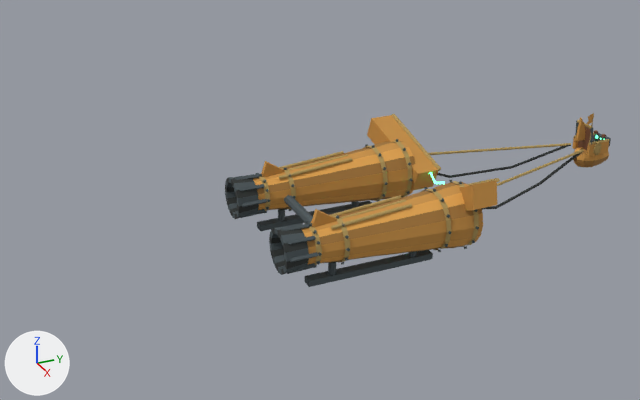
Two versions of the glTF model browser/vehicles/dug-racer.glb, one commit apart.
Both versions are drawn from a 50 mm camera at (18.1, -8.8, 10.35) aimed at (-0.34, -0.5, 1.14). Arrows for +X, +Y and +Z are at lower left; the lights stay in place. The older version comes first. Where no turn or scale is listed for an object, it has been applied to the vertices. Vertices at exactly the same position are counted once.
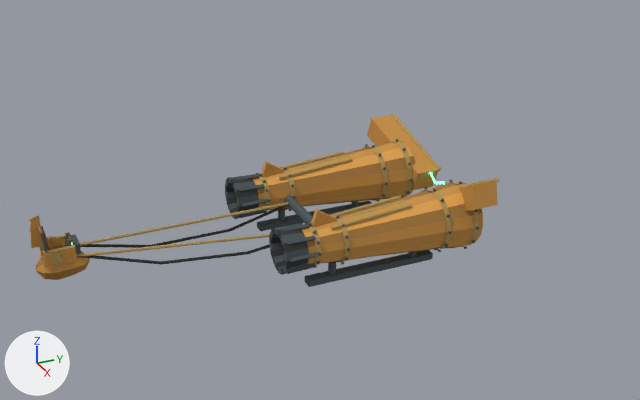
Where the newer file only moved an object's origin or applied its transform, the numbers keep the older frame.

What changed in the scene script:
```text
Change me_cone_075:
    remove me_cone_075.from_pydata(...)  # 16 vertices, 28 faces; spans x -0.22..0.22, y -0.84..0.84, z -0.31..0.31
    add me_cone_075.from_pydata(...)  # 16 vertices, 28 faces; spans x -0.04..0.22, y -12.88..-11.12, z -0.51..0.04
    me_cone_075 part 1: the whole mesh is multiplied about its middle by the matrix ((-0.974, 0.334, 0.005), (-0.333, -0.973, -0.049), (-0.011, -0.048, 1.029)), then moved by (0.09, -12.0, -0.24)
Change me_cone_076:
    remove me_cone_076.from_pydata(...)  # 16 vertices, 28 faces; spans x -0.27..0.27, y -0.86..0.86, z -0.13..0.13
    add me_cone_076.from_pydata(...)  # 16 vertices, 28 faces; spans x 0.18..0.46, y -9.45..-7.45, z -0.23..-0.07
    me_cone_076 part 2: the whole mesh is multiplied about its middle by the matrix ((-1.053, 0.41, 0.007), (-0.41, -1.051, -0.07), (-0.019, -0.067, 1.128)), then moved by (0.32, -8.45, -0.15)
Change me_cone_153:
    remove me_cone_153.from_pydata(...)  # 16 vertices, 28 faces; spans x -0.22..0.22, y -0.84..0.84, z -0.31..0.31
    add me_cone_153.from_pydata(...)  # 16 vertices, 28 faces; spans x -0.22..0.04, y -12.88..-11.12, z -0.51..0.04
    me_cone_153 part 3: the whole mesh is multiplied about its middle by the matrix ((-0.974, -0.334, -0.005), (0.333, -0.973, -0.049), (0.011, -0.048, 1.029)), then moved by (-0.09, -12.0, -0.24)
Change me_cone_154:
    remove me_cone_154.from_pydata(...)  # 16 vertices, 28 faces; spans x -0.27..0.27, y -0.86..0.86, z -0.13..0.13
    add me_cone_154.from_pydata(...)  # 16 vertices, 28 faces; spans x -0.46..-0.18, y -9.45..-7.45, z -0.23..-0.07
    me_cone_154 part 4: the whole mesh is multiplied about its middle by the matrix ((-1.053, -0.41, -0.007), (0.41, -1.051, -0.07), (0.019, -0.067, 1.128)), then moved by (-0.32, -8.45, -0.15)
Change me_cone_074:
    remove me_cone_074.from_pydata(...)  # 16 vertices, 28 faces; spans x -0.7..0.7, y -2.41..2.41, z -0.06..0.06
    add me_cone_074.from_pydata(...)  # 16 vertices, 28 faces; spans x 0.03..0.7, y -11.3..-5.8, z -0.51..-0.21
    me_cone_074 part 5: the whole mesh is multiplied about its middle by the matrix ((-1.033, 0.407, -0.004), (-0.407, -1.032, 0.035), (0.009, 0.034, 1.109)), then moved by (0.36, -8.55, -0.36)
Change me_cone_152:
    remove me_cone_152.from_pydata(...)  # 16 vertices, 28 faces; spans x -0.7..0.7, y -2.41..2.41, z -0.06..0.06
    add me_cone_152.from_pydata(...)  # 16 vertices, 28 faces; spans x -0.7..-0.03, y -11.3..-5.8, z -0.51..-0.21
    me_cone_152 part 6: the whole mesh is multiplied about its middle by the matrix ((-1.033, -0.407, 0.004), (0.407, -1.032, 0.035), (-0.009, 0.034, 1.109)), then moved by (-0.36, -8.55, -0.36)
Change ob_cockpit_belly:
    ob_cockpit_belly.location: (0.0, 8.5, 0.45) -> (0.0, -6.1, 0.25)
Change ob_cockpit_side_armor:
    ob_cockpit_side_armor.location: (0.3, 7.64, 1.45) -> (0.3, -6.95, 1.25)
Change ob_cockpit_side_armor_001:
    ob_cockpit_side_armor_001.location: (-0.3, 7.64, 1.45) -> (-0.3, -6.95, 1.25)
Change ob_cockpit_rim:
    ob_cockpit_rim.location: (0.3, 7.64, 1.63) -> (0.3, -6.95, 1.43)
Change ob_cockpit_rim_001:
    ob_cockpit_rim_001.location: (-0.3, 7.64, 1.63) -> (-0.3, -6.95, 1.43)
Change ob_gear_medallion_001:
    ob_gear_medallion_001.location: (0.38, 7.56, 1.48) -> (0.38, -7.04, 1.28)
Change ob_instrument_cowl:
    ob_instrument_cowl.location: (0.0, 8.03, 1.54) -> (0.0, -6.57, 1.34)
Change ob_pennant_pole:
    ob_pennant_pole.location: (0.29, 7.33, 2.08) -> (0.29, -7.27, 1.88)
Change ob_roll_cage_crown:
    ob_roll_cage_crown.location: (0.0, 7.34, 2.09) -> (0.0, -7.26, 1.89)
Change ob_roll_cage_upright_001:
    ob_roll_cage_upright_001.location: (0.3, 7.36, 1.78) -> (0.3, -7.24, 1.58)
Change ob_seat_cushion:
    ob_seat_cushion.location: (0.0, 7.6, 1.39) -> (0.0, -7.0, 1.19)
Change ob_split_pennant:
    ob_split_pennant.location: (0.0, 8.5, 0.45) -> (0.0, -6.1, 0.25)
Change ob_tail_rudder:
    ob_tail_rudder.location: (0.0, 8.5, 0.45) -> (0.0, -6.1, 0.25)
Change ob_tall_seat_back:
    ob_tall_seat_back.location: (0.0, 7.41, 1.67) -> (0.0, -7.19, 1.47)
```

What differs and where, as boxes [x1, y1, x2, y2] in the pictures (640 x 400 px):
'Cockpit belly', moved: before [573, 147, 609, 167]; after [36, 251, 90, 280]
'TowLineL', reshaped: before [429, 143, 571, 155]; after [80, 202, 288, 246]
'TowLineR', reshaped: before [497, 149, 584, 186]; after [79, 234, 270, 256]
'Cockpit side armor', moved: before [586, 141, 609, 156]; after [43, 248, 77, 268]
'Suspended control cable.004', reshaped: before [497, 182, 541, 208]; after [161, 251, 248, 265]
'Suspended control cable.001', reshaped: before [450, 166, 512, 178]; after [152, 229, 230, 246]
'Suspended control cable.003', reshaped (95% wider, 70% shorter): before [540, 152, 582, 184]; after [79, 255, 162, 264]
'Tail rudder', moved: before [575, 118, 586, 141]; after [30, 222, 50, 248]
'Suspended control cable', reshaped: before [512, 145, 571, 168]; after [80, 244, 152, 248]
'Cockpit side armor.001', moved: before [572, 135, 594, 149]; after [40, 237, 71, 256]
'Tall seat back', moved: before [578, 126, 591, 151]; after [41, 226, 49, 250]
'Instrument cowl', moved: before [594, 133, 611, 146]; after [70, 234, 81, 254]
'Split pennant', moved: before [586, 114, 593, 125]; after [29, 216, 40, 231]
'Cockpit rim', moved: before [588, 139, 609, 145]; after [43, 245, 75, 254]
'Roll cage upright.001', moved: before [590, 128, 593, 145]; after [40, 233, 47, 254]
'Gear medallion.001', moved: before [595, 145, 600, 153]; after [52, 253, 61, 264]
'Cockpit rim.001', moved (not visible before): after [47, 235, 70, 241]
'Pennant pole', moved: before [589, 113, 594, 143]; after [38, 215, 44, 251]
'Roll cage crown', moved: before [577, 120, 593, 129]; after [38, 226, 43, 233]
'Seat cushion', moved (not visible before): after [49, 246, 62, 250]
